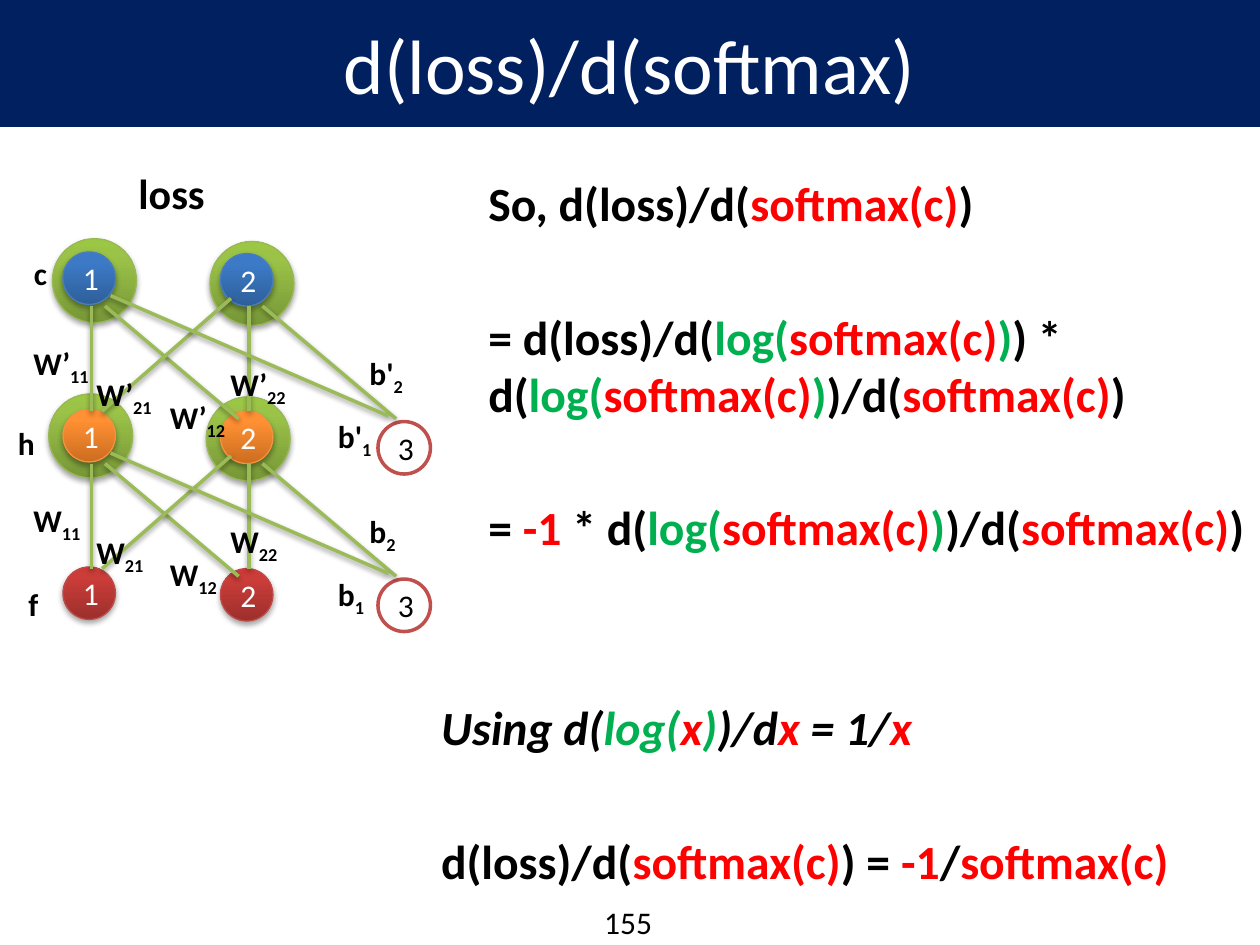
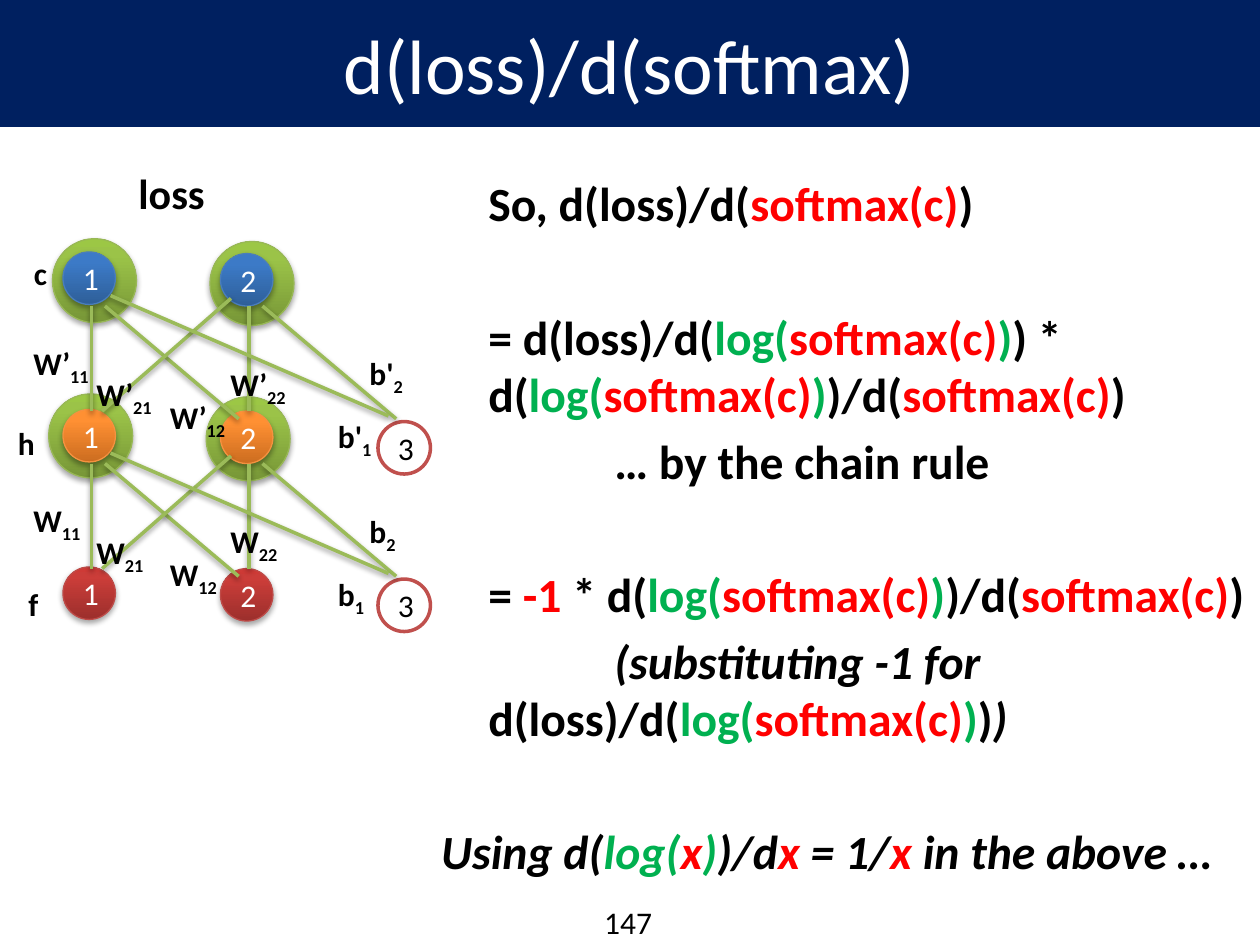
Before and after one commit to aiaioo/DeepLearningBasicsTutorial, a slide deck: slide 147 of DeepLearningBasics.pptx (slide 155 before the commit). Drawn at 1260x945 pixels with LibreOffice and Linux fonts; fonts in the diff are those of the drawing; background and template pictures are left out. Boxes give left, top, right and bottom in pixels: in the first picture for what was removed or moved away, otherwise in the second. Text is boxed around its words. In the diff, an @@ line names an element or a change of style, - is before the commit and + after.

```diff
--- a/DeepLearningBasics.pptx
+++ b/DeepLearningBasics.pptx
@@ text at [659, 445, 989, 487]: paragraph added @@
+… by the chain rule
@@ text at [441, 644, 1167, 877]: text changed @@
-Using d(log(x))/dx = 1/x
+(substituting -1 for d(loss)/d(log(softmax(c))))
+Using d(log(x))/dx = 1/x in the above …
@@ page number at [604, 913, 652, 934]: text changed @@
-155
+147
```
Also in this commit, not shown: 29 other slides changed, 3 slides added, 10 slides removed.
